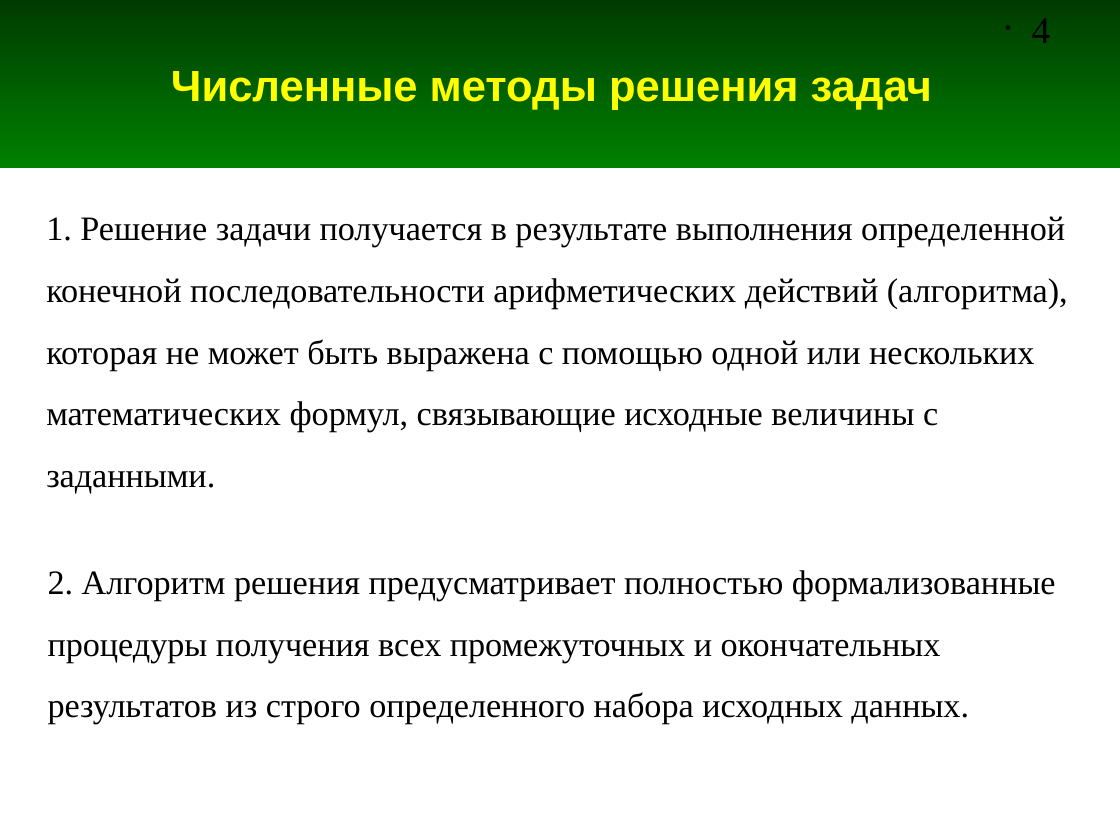
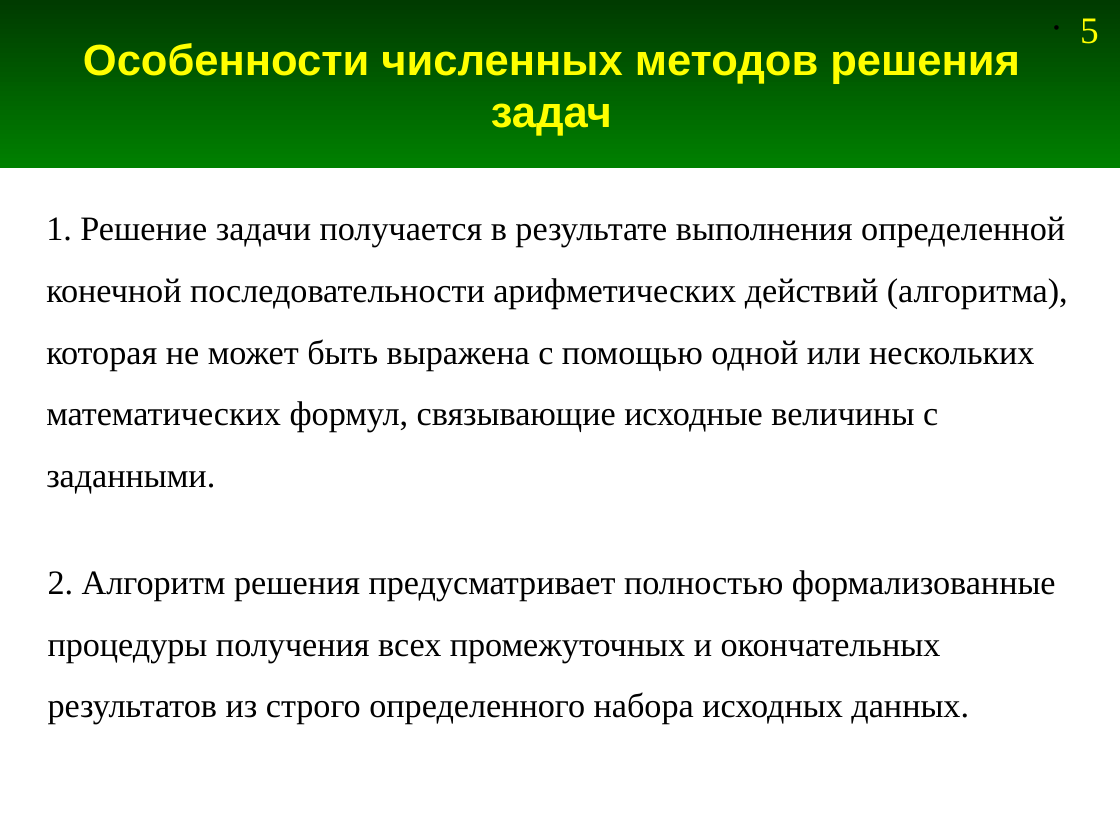
Before and after one commit to andris0147sv/modelling, a slide deck: slide 5 of presentations/1. Problem Statement.odp (slide 4 before the commit). Drawn at 1120x840 pixels with LibreOffice and Linux fonts; fonts in the diff are those of the drawing. Boxes give left, top, right and bottom in pixels: in the first picture for what was removed or moved away, otherwise in the second. Text is boxed around its words. In the diff, an @@ line names an element or a change of style, - is before the commit and + after.

```diff
--- a/presentations/1. Problem Statement.odp
+++ b/presentations/1. Problem Statement.odp
@@ page number removed at bbox=[1032, 18, 1051, 43] @@
-• 4
@@ page number added at bbox=[1080, 18, 1099, 44], 24 pt, text #FFFF00 @@
+• 5
@@ title at bbox=[83, 43, 1020, 136]: text changed @@
-Численные методы решения задач
+Особенности численных методов решения задач
```
Also in this commit, not shown: 42 other slides changed, 7 slides added, 4 other files.
